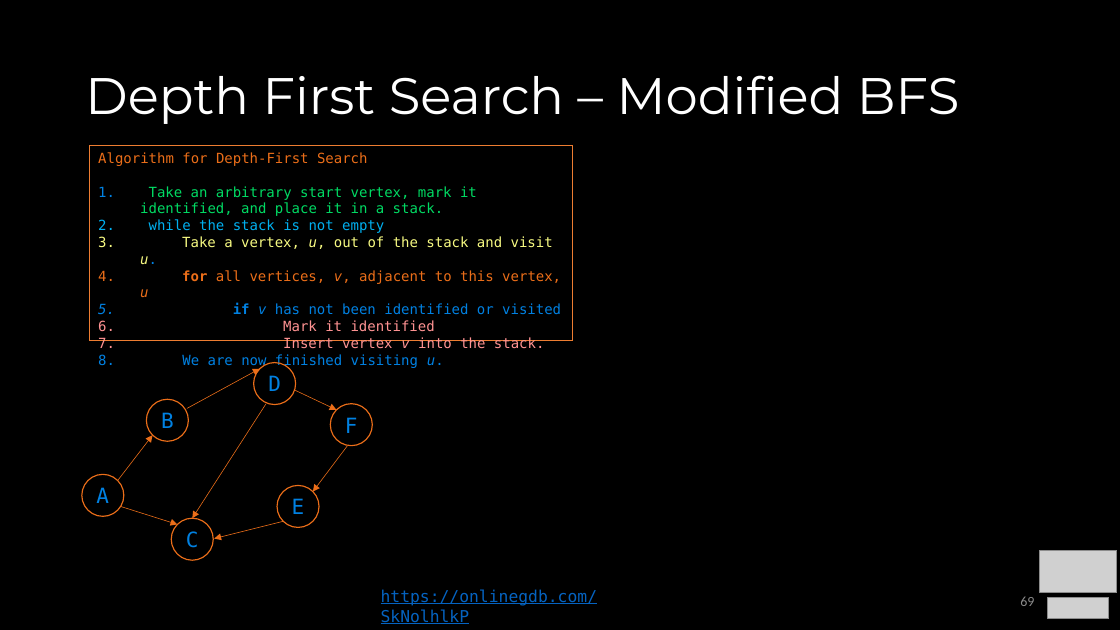
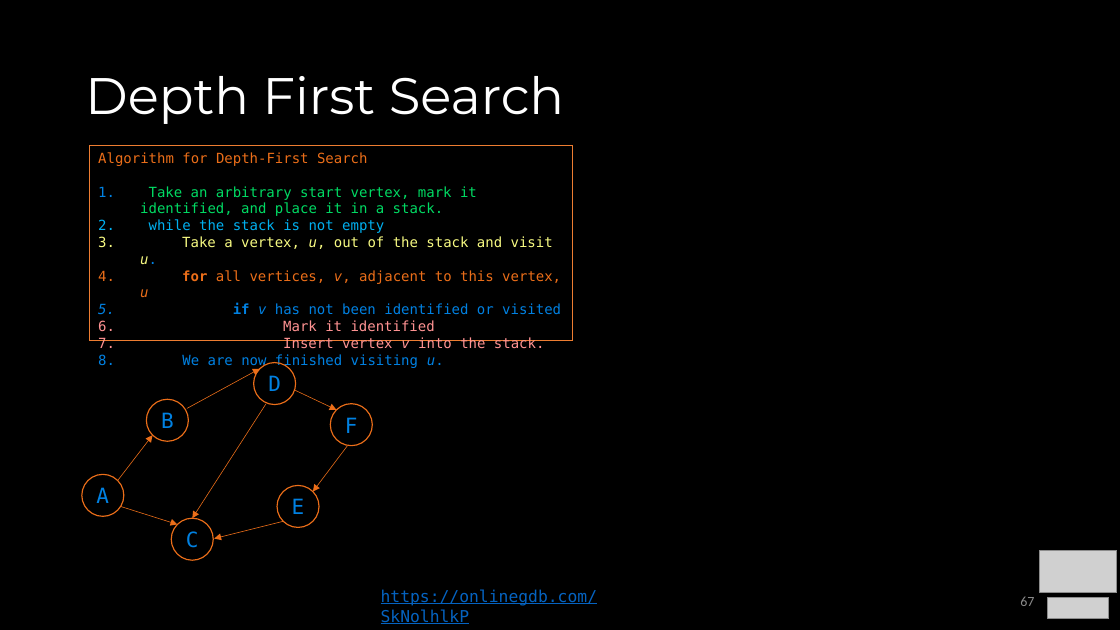
Before and after one commit to COP3530/Instructional-Content, a slide deck: slide 67 of Slides/Slides-PPT/8a - Graph Terminology and Implementation.pptx (slide 69 before the commit). Drawn at 1120x630 pixels with LibreOffice and Linux fonts; fonts in the diff are those of the drawing; grey boxes stand for pictures. Boxes give left, top, right and bottom in pixels: in the first picture for what was removed or moved away, otherwise in the second. Text is boxed around its words. In the diff, an @@ line names an element or a change of style, - is before the commit and + after.

```diff
--- a/Slides/Slides-PPT/8a - Graph Terminology and Implementation.pptx
+++ b/Slides/Slides-PPT/8a - Graph Terminology and Implementation.pptx
@@ title at [85, 76, 564, 124]: text changed @@
-Depth First Search – Modified BFS
+Depth First Search
@@ page number at [1020, 596, 1034, 606]: text changed @@
-69
+67
```
Also in this commit, not shown: 2 other slides changed, 2 slides removed, 1 other file.
